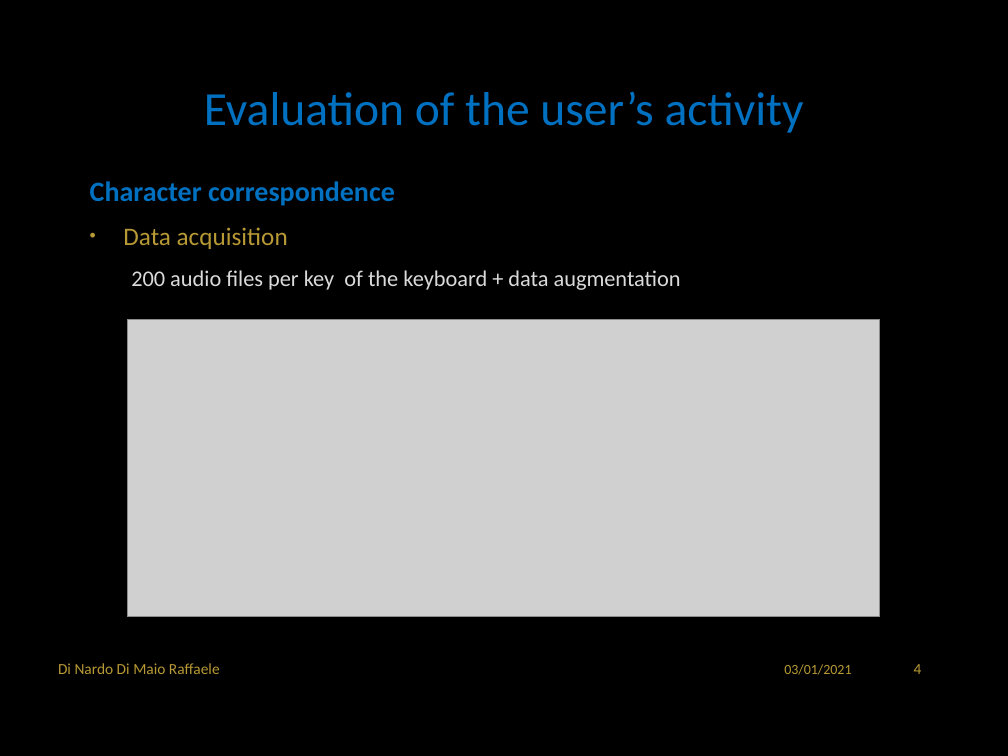
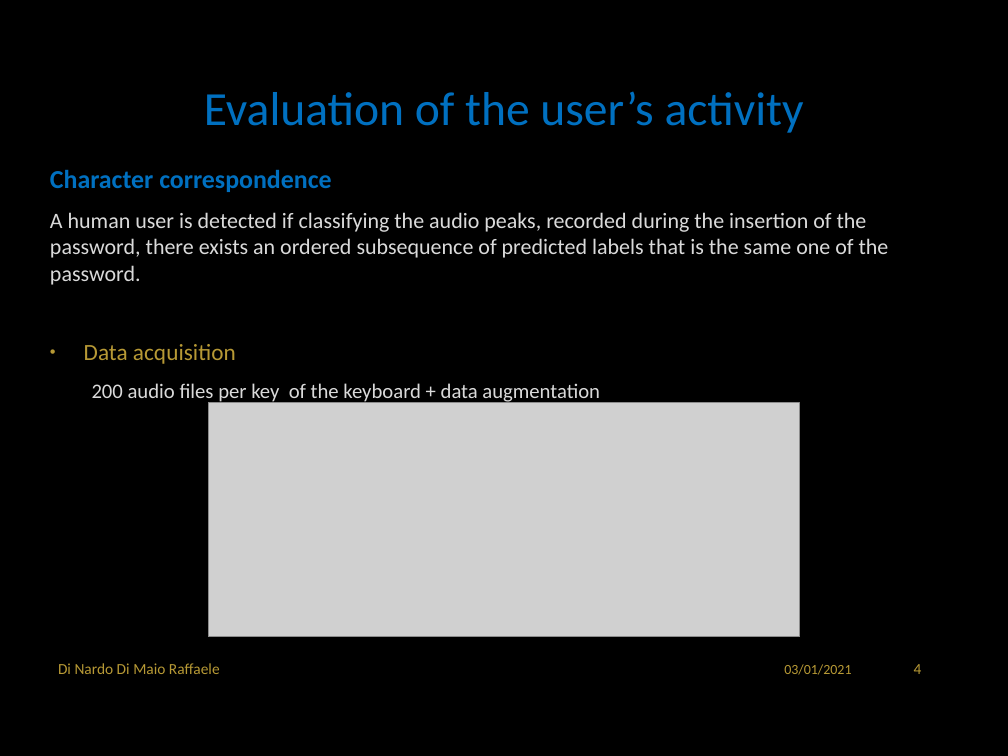
Before and after one commit to RaffaDNDM/AcCAPPCHA, a slide deck: slide 5 of Thesis/AcCAPPCHA.pptx. Drawn at 1008x756 pixels with LibreOffice and Linux fonts; fonts in the diff are those of the drawing; grey boxes stand for pictures; background and template pictures are left out. Boxes give left, top, right and bottom in pixels: in the first picture for what was removed or moved away, otherwise in the second. Text is boxed around its words. In the diff, an @@ line names an element or a change of style, - is before the commit and + after.

```diff
--- a/Thesis/AcCAPPCHA.pptx
+++ b/Thesis/AcCAPPCHA.pptx
@@ text "Character correspondence": place and size @@
-text "Character correspondence" at box(90, 181, 681, 290)
+text "Character correspondence" at box(50, 170, 889, 404)
@@ text at box(50, 170, 600, 404): size 20 to 18.5 pt in "Character correspondence"; size 18 to 16.6 pt in "Data acquisition"; size 16 to 14.8 pt in "200 audio files per key of the ..." @@
@@ text at box(50, 212, 889, 285): paragraph added @@
+A human user is detected if classifying the audio peaks, recorded during the insertion of the password, there exists an ordered subsequence of predicted labels that is the same one of the password.
@@ picture: place and size @@
-picture at box(127, 320, 880, 617)
+picture at box(208, 403, 799, 637)
```
Also in this commit, not shown: 3 other slides changed, 1 other file.
